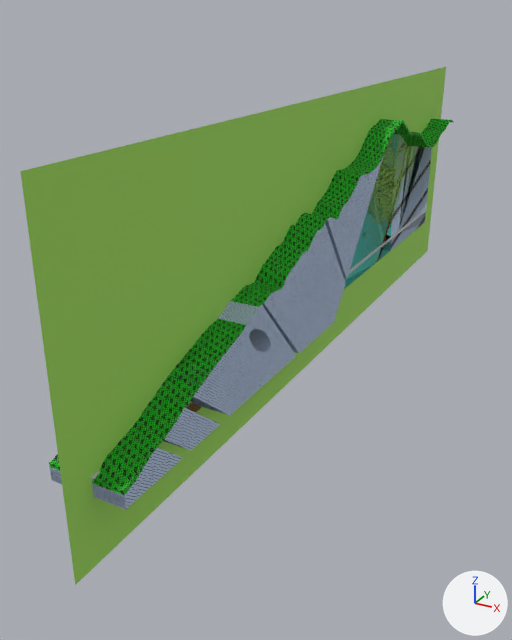
The OBJ model model/yt_Sec.obj as it was, and as the next commit left it.
Rendered twice from a camera (50 mm lens) standing at (812.0, -803.0, 798.0) and looking at (-114.0, 882.0, -44.0). Every picture has the same lights, and +X, +Y and +Z are marked at lower right. Where no turn or scale is listed for an object, it has been applied to the vertices.

Before the edit, the objects in view are built like this:
```python
me_0 = bpy.data.meshes.new('0')
me_0.from_pydata(...)  # 158 vertices, 312 faces; spans x -80.0..25.0, y 1653.0..2121.0, z -37.0..395.0
me_0.materials.append(mat_wire_204204204)  # picture img_33_png
me_1 = bpy.data.meshes.new('1')
me_1.from_pydata(...)  # 279 vertices, 558 faces; spans x -80.0..25.0, y 963.0..1681.0, z -37.0..464.0
me_1.materials.append(mat_02___default)  # picture img_34_png
me_plane001 = bpy.data.meshes.new('Plane001')
me_plane001.from_pydata([(25.0, 2214.0, 584.0), (25.0, 2214.0, -190.0), (25.0, -72.0, 584.0), (25.0, -72.0, -190.0)], [], [(0, 1, 2), (3, 2, 1)])
me_plane001.materials.append(mat_wire_088177027)  # green #9fd95c
ob_0 = bpy.data.objects.new('0', me_0)
ob_0.location = (0.0, 0.0, 0.0)
ob_1 = bpy.data.objects.new('1', me_1)
ob_1.location = (0.0, 0.0, 0.0)
ob_plane001 = bpy.data.objects.new('Plane001', me_plane001)
ob_plane001.location = (0.0, 0.0, 0.0)
# also in view: '2' at (10.0, 649.0, 175.0); '3' at (10.0, 1060.0, 233.0)
```
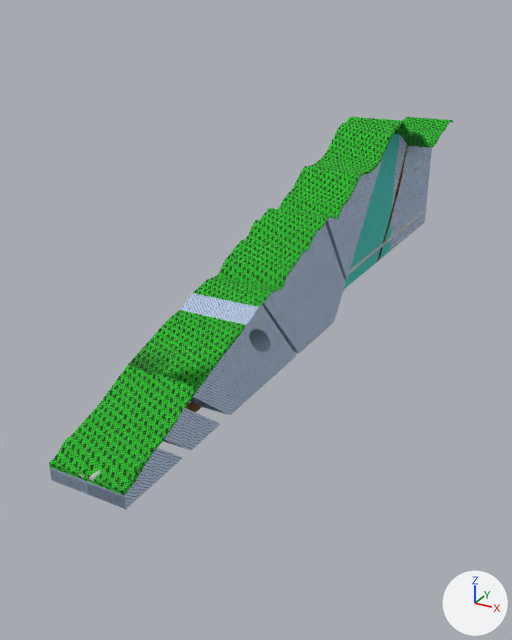
The change in detail:
me_0 has 158 vertices, 312 faces and spans x -80.0..25.0, y 1653.0..2121.0, z -37.0..395.0.
me_0 is used by ob_0; location (0.0, 0.0, 0.0).
Part 1, on me_0:
8 faces are deleted.
8 new faces join them.
me_0 part 2: 306 kept faces spanning x -80.0..25.0, y 1653.0..2121.0, z -37.0..395.0 get new texture (UV) coordinates.
me_0 part 3: the surface is now shaded flat.
Object 'Plane001' (ob_plane001) is deleted.

What differs and where, as boxes [x1, y1, x2, y2] in the pictures (512 x 640 px; the box of a moved part takes in the faces that stretch with it):
'Plane001', deleted (green)
    before: [20, 67, 446, 585]
part 1 of me_0, moved or reshaped
    both: [391, 206, 399, 236]
part 2 of me_0, surface changed
    both: [391, 137, 432, 250]
